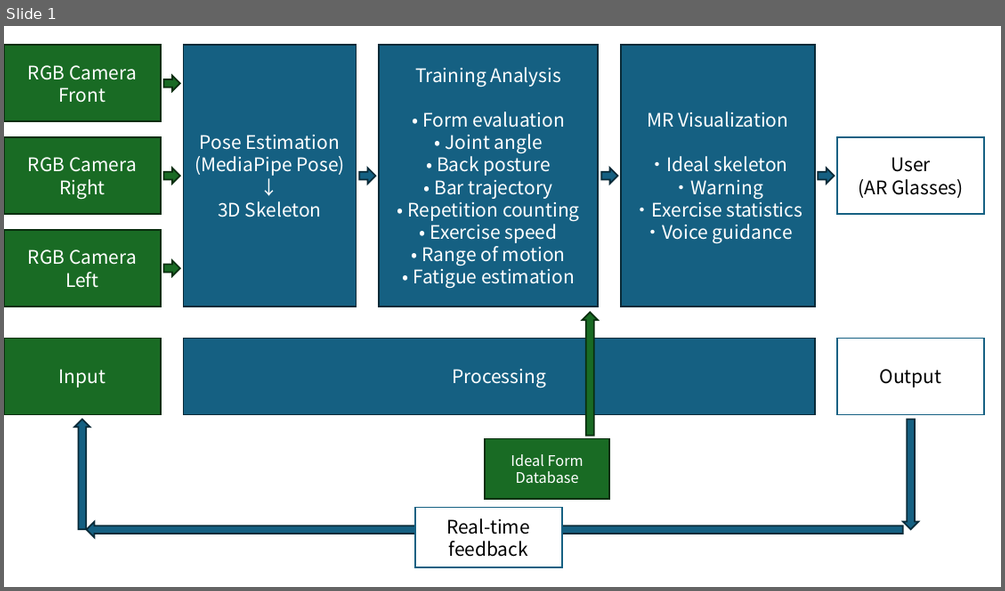
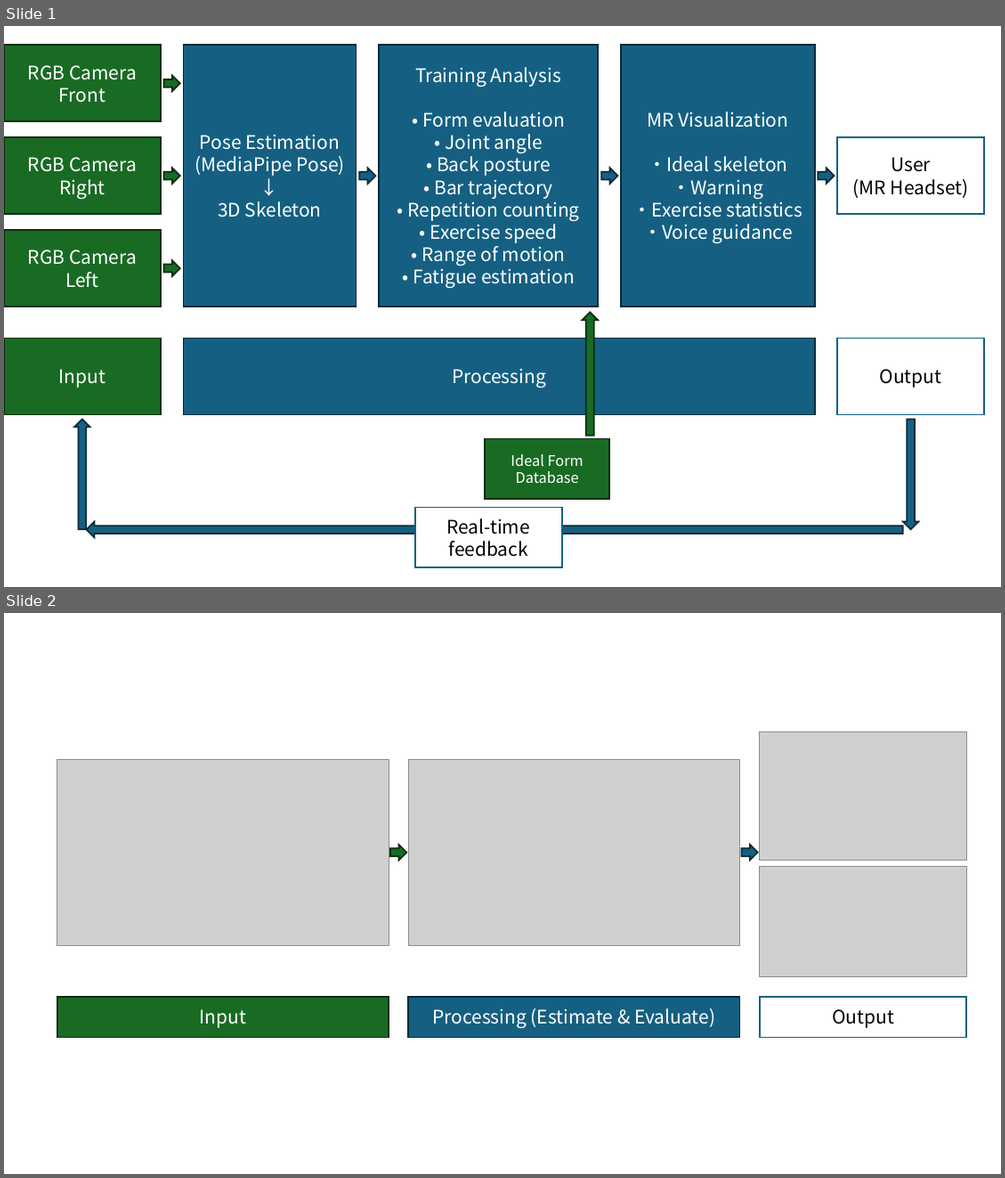
Before and after one commit to tomoaki855/mixed_reality2026, a slide deck: report/figures/figure.pptx. Shown one above the other, each under a label of ours: slide 1 before the commit, slides 1 and 2 after it. The pictures are 1005x591 and 1005x1178 pixels, drawn with LibreOffice and Linux fonts; fonts in the diff are those of the drawing; grey boxes stand for pictures. Boxes give left, top, right and bottom in pixels: in the first picture for what was removed or moved away, otherwise in the second. Text is boxed around its words. In the diff, an @@ line names an element or a change of style, - is before the commit and + after.

```diff
--- a/report/figures/figure.pptx
+++ b/report/figures/figure.pptx
@@ slide 2 added at (x1=4, y1=613, x2=1001, y2=1174), background #FFFFFF @@
@@ picture added at (x1=760, y1=732, x2=967, y2=860) @@
@@ picture added at (x1=57, y1=759, x2=388, y2=945) @@
@@ picture added at (x1=409, y1=759, x2=740, y2=945) @@
@@ right arrow added at (x1=390, y1=844, x2=407, y2=860), fill #196B24, outline #0B2F10 1.5 pt @@
@@ right arrow added at (x1=741, y1=844, x2=758, y2=860), fill #156082, outline #092A39 1.5 pt @@
@@ picture added at (x1=760, y1=867, x2=967, y2=977) @@
@@ rectangle added at (x1=57, y1=997, x2=388, y2=1037), fill #196B24, outline #0B2F10 1.5 pt, 18 pt, text #FFFFFF @@
+Input
@@ rectangle added at (x1=409, y1=997, x2=740, y2=1037), fill #156082, outline #092A39 1.5 pt, 18 pt, text #FFFFFF @@
+Processing (Estimate & Evaluate)
@@ rectangle added at (x1=760, y1=997, x2=967, y2=1037), fill #FFFFFF, outline #156082 1.5 pt, 18 pt, text #000000 @@
+Output
@@ slide 1 changed as well @@
@@ text in rectangle at (x1=853, y1=179, x2=969, y2=198): text changed @@
-(AR Glasses)
+(MR Headset)
```
Also in this commit, not shown: 11 other files.
